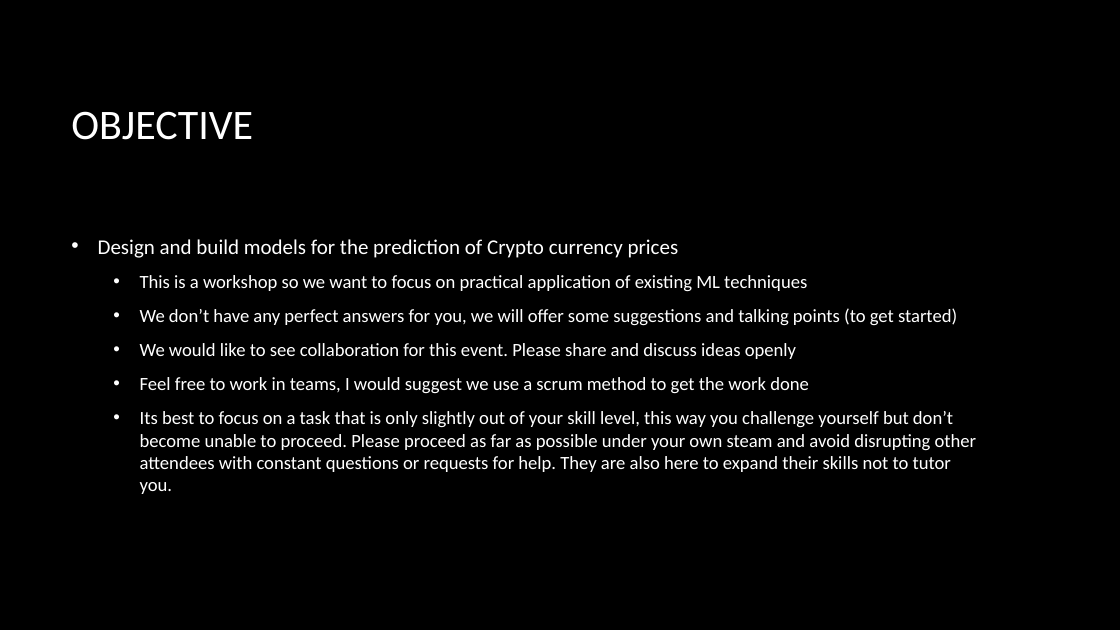
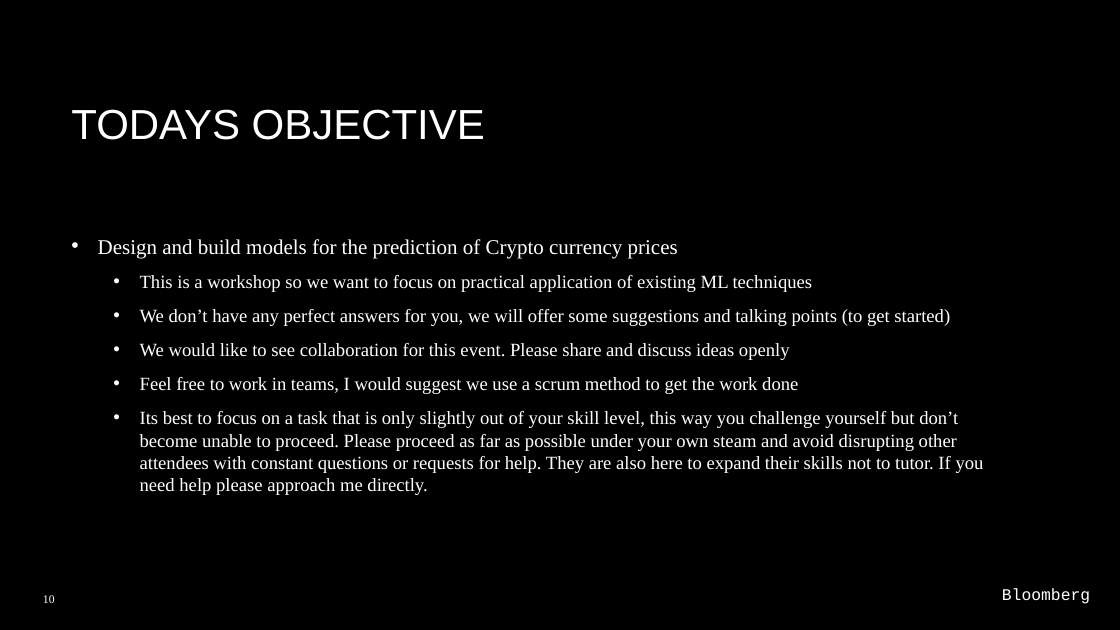
Before and after one commit to ashleysmart/mlgym, a slide deck: slide 10 of stock_price/CrypotHackaton.pptx. Drawn at 1120x630 pixels with LibreOffice and Linux fonts; fonts in the diff are those of the drawing; background and template pictures are left out. Boxes give left, top, right and bottom in pixels: in the first picture for what was removed or moved away, otherwise in the second. Text is boxed around its words. In the diff, an @@ line names an element or a change of style, - is before the commit and + after.

```diff
--- a/stock_price/CrypotHackaton.pptx
+++ b/stock_price/CrypotHackaton.pptx
@@ title at (x1=71, y1=109, x2=485, y2=140): text changed; font Calibri to Arial @@
-OBJECTIVE
+TODAYS OBJECTIVE
@@ text at (x1=98, y1=239, x2=950, y2=394): font Calibri to Times New Roman in "Design and build models for the prediction ...", "This is a workshop so we want ...", "We don’t have any perfect answers for ...", "We would like to see collaboration for ..." and 1 more places @@
@@ text at (x1=140, y1=411, x2=984, y2=495): text changed; font Calibri to Times New Roman @@
-  • Its best to focus on a task that is only slightly out of your skill level, this way you challenge yourself but don’t become unable to proceed. Please proceed as far as possible under your own steam and avoid disrupting other attendees with constant questions or requests for help. They are also here to expand their skills not to tutor you.
+  • Its best to focus on a task that is only slightly out of your skill level, this way you challenge yourself but don’t become unable to proceed. Please proceed as far as possible under your own steam and avoid disrupting other attendees with constant questions or requests for help. They are also here to expand their skills not to tutor. If you need help please approach me directly.
@@ page number added at (x1=43, y1=595, x2=55, y2=603), 10 pt, text #FFFFFF @@
+10
@@ text added at (x1=1002, y1=588, x2=1090, y2=604), 14 pt, text #FFFFFF @@
+Bloomberg
```
Also in this commit, not shown: 26 other slides changed, 3 slides added, 2 slides removed, 3 other files.
